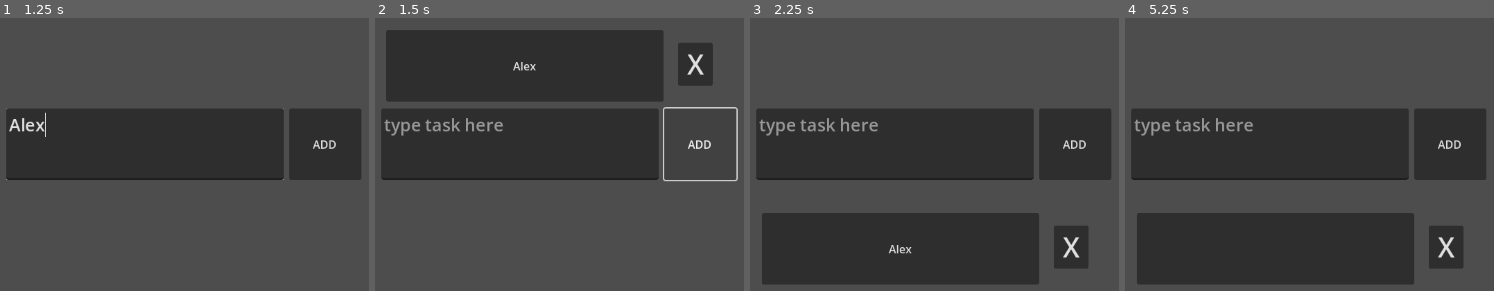
Above: before the commit, frames 1-4 (left to right).
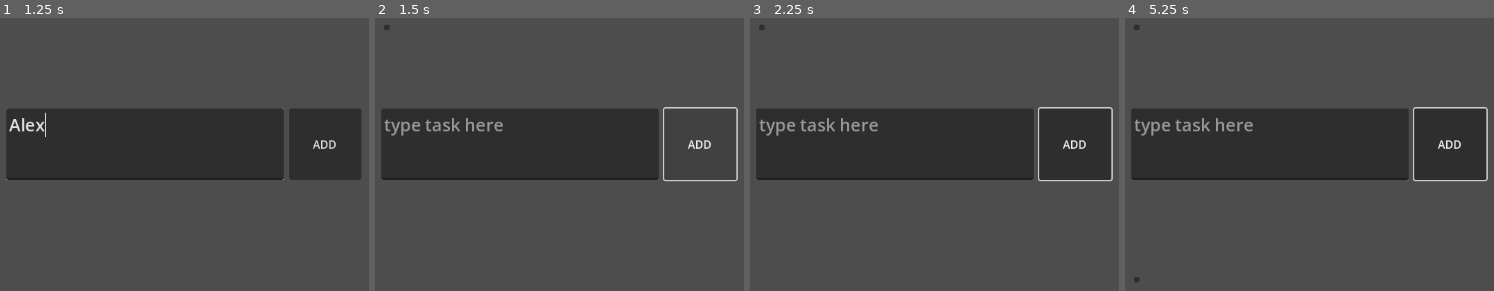
Above: after the commit, the same moments.

Repository: Mistake106/TaskList
Game: Godot game, scene res://main.tscn
Two runs of this game, one before a commit and one after it. Both use one fixed random seed, a clock stepped at 60 frames per second and the inputs below.
Inputs (mouse positions are in pixels of both pictures, inside the frame that each line leads up to):
- Up to frame 1 (1.25 s): click (143, 143) at 0.52 s; type "Alex" at 0.6 s
- Up to frame 2 (1.5 s): click "ADD" at 1.25 s
- Up to frame 3 (2.25 s): click (901, 67) at 2 s, where only the run before the commit has a clickable "Alex"
- Up to frame 4 (5.25 s): click (1136, 26) at 2.77 s; click (1446, 247) at 3.5 s, where only the run before the commit has a clickable "X"; click "ADD" at 4.25 s; click (1276, 67) at 5.02 s

Frame 1 is identical in both runs. In frame 2, 21% of the frame differs, in the area x 2-92%, y 2-31%; in frame 3, 21%; in frame 4, 21%, in the area x 2-99%, y 2-98%.

Commit message:
Need to change layout, not functional
need to use pc for more comfort, layout is a mess and a trackpad + lack of numpad is annoying

Diff:
--- a/main.gd
+++ b/main.gd
@@ -1,7 +1,7 @@
 extends Node
 
 var completedTasks: int
-var taskPath = preload("res://task.tscn")
+var taskPath = preload("res://task_b.tscn")
 
 
 func _on_add_task_button_pressed():
@@ -10,14 +10,14 @@
 
 func addTask(description: String):
 	var task = taskPath.instantiate()
-	$PendingTaskList.add_child(task)
+	$PendingTaskScrollContainer/PendingTaskList.add_child(task)
 	task.text = description
 	$TextEdit.text = ""
 
 func unFinishTask(p_task):
-	p_task.reparent($PendingTaskList)
-	p_task.global_position = $PendingTaskList.global_position
+	p_task.reparent($PendingTaskScrollContainer/PendingTaskList)
+	p_task.global_position = $PendingTaskScrollContainer/PendingTaskList.global_position
 
 func finishTask(c_task):
-	c_task.reparent($CompleteTaskList)
-	c_task.global_position = $CompleteTaskList.global_position
+	c_task.reparent($CompleteTaskScrollContainer/CompleteTaskList)
+	c_task.global_position = $CompleteTaskScrollContainer/CompleteTaskList.global_position
--- a/main.tscn
+++ b/main.tscn
@@ -1,8 +1,8 @@
 [gd_scene load_steps=4 format=3 uid="uid://658a8m0tv7co"]
 
 [ext_resource type="Script" uid="uid://6hha3rp0y06x" path="res://main.gd" id="1_hdtwm"]
-[ext_resource type="Script" uid="uid://dj6od4pgnjnit" path="res://pending_task_list.gd" id="2_0xm2m"]
-[ext_resource type="Script" uid="uid://sekjmi0k6llw" path="res://complete_task_list.gd" id="3_h2yge"]
+[ext_resource type="Script" uid="uid://dj6od4pgnjnit" path="res://task_list.gd" id="2_0xm2m"]
+[ext_resource type="Script" uid="uid://cuvfejuacarnl" path="res://task_list_c.gd" id="3_h2yge"]
 
 [node name="main" type="Node"]
 script = ExtResource("1_hdtwm")
@@ -23,22 +23,30 @@
 placeholder_text = "type task here"
 wrap_mode = 1
 
-[node name="PendingTaskList" type="Control" parent="."]
-layout_mode = 3
-anchors_preset = 0
-offset_left = 339.0
-offset_top = 136.0
-offset_right = 379.0
-offset_bottom = 176.0
+[node name="PendingTaskScrollContainer" type="ScrollContainer" parent="."]
+offset_left = 336.0
+offset_top = 32.0
+offset_right = 728.0
+offset_bottom = 224.0
+size_flags_horizontal = 3
+size_flags_vertical = 3
+
+[node name="PendingTaskList" type="VBoxContainer" parent="PendingTaskScrollContainer"]
+layout_mode = 2
+size_flags_vertical = 3
+alignment = 1
 script = ExtResource("2_0xm2m")
 
-[node name="CompleteTaskList" type="Control" parent="."]
-layout_mode = 3
-anchors_preset = 0
-offset_left = 340.0
-offset_top = 400.0
-offset_right = 380.0
-offset_bottom = 440.0
+[node name="CompleteTaskScrollContainer" type="ScrollContainer" parent="."]
+offset_left = 336.0
+offset_top = 360.0
+offset_right = 728.0
+offset_bottom = 624.0
+
+[node name="CompleteTaskList" type="VBoxContainer" parent="CompleteTaskScrollContainer"]
+layout_mode = 2
+size_flags_vertical = 3
+alignment = 1
 script = ExtResource("3_h2yge")
 
 [connection signal="pressed" from="AddTaskButton" to="." method="_on_add_task_button_pressed"]
--- a/task.gd
+++ b/task.gd
@@ -1,10 +1,21 @@
-extends Button
+extends Panel
 
 var isComplete: bool = false
+var text: String
 
-func _on_button_pressed() -> void:
+func _ready() -> void:
+	$TextButton.text = text
+
+func _on_text_button_pressed() -> void:
+	isComplete = !isComplete
+	colorCheck()
+
+
+func _on_delete_button_pressed() -> void:
 	queue_free()
 
-
-func _on_pressed() -> void:
-	isComplete = !isComplete
+func colorCheck():
+	if isComplete:
+		add_theme_color_override('panel',Color(0.0, 1.0, 0.0, 1.0))
+	elif !isComplete:
+		add_theme_color_override('panel', Color(0.98, 0.78, 0.0, 1.0))
--- a/task.tscn
+++ b/task.tscn
@@ -3,18 +3,27 @@
 [ext_resource type="Script" uid="uid://bqtdju46argjj" path="res://task.gd" id="1_3qm7i"]
 
 [node name="Task" type="Button"]
-offset_right = 400.0
-offset_bottom = 103.0
+anchors_preset = 10
+anchor_right = 1.0
+offset_bottom = 8.0
+grow_horizontal = 2
+size_flags_vertical = 3
+alignment = 0
+text_direction = 1
 script = ExtResource("1_3qm7i")
 
 [node name="Button" type="Button" parent="."]
-layout_mode = 0
-offset_left = 421.0
-offset_top = 18.0
-offset_right = 471.0
-offset_bottom = 80.0
-theme_override_font_sizes/font_size = 39
-text = "X"
+layout_mode = 1
+anchors_preset = 11
+anchor_left = 1.0
+anchor_right = 1.0
+anchor_bottom = 1.0
+offset_left = -17.0
+offset_top = -11.0
+offset_bottom = 12.0
+grow_horizontal = 0
+grow_vertical = 2
+text = "x"
 
 [connection signal="pressed" from="." to="." method="_on_pressed"]
 [connection signal="pressed" from="Button" to="." method="_on_button_pressed"]
--- /dev/null
+++ b/task_b.tscn
@@ -0,0 +1,31 @@
+[gd_scene load_steps=3 format=3 uid="uid://cmexklp4xgtsk"]
+
+[ext_resource type="Script" uid="uid://bqtdju46argjj" path="res://task.gd" id="1_57a6j"]
+
+[sub_resource type="StyleBoxFlat" id="StyleBoxFlat_57a6j"]
+bg_color = Color(0.980392, 0.784314, 0, 1)
+
+[node name="TaskBackground" type="Panel"]
+anchors_preset = 10
+anchor_right = 1.0
+grow_horizontal = 2
+theme_override_styles/panel = SubResource("StyleBoxFlat_57a6j")
+script = ExtResource("1_57a6j")
+
+[node name="TextButton" type="Button" parent="."]
+layout_mode = 1
+anchors_preset = -1
+anchor_right = 0.98
+
+[node name="DeleteButton" type="Button" parent="."]
+layout_mode = 1
+anchors_preset = 11
+anchor_left = 1.0
+anchor_right = 1.0
+anchor_bottom = 1.0
+offset_left = -8.0
+grow_horizontal = 0
+grow_vertical = 2
+
+[connection signal="pressed" from="TextButton" to="." method="_on_text_button_pressed"]
+[connection signal="pressed" from="DeleteButton" to="." method="_on_delete_button_pressed"]
--- a/pending_task_list.gd
+++ b/task_list.gd
@@ -6,6 +6,6 @@
 func sortTasks():
 	for task in get_children():
 		if task.isComplete == true:
-			get_parent().finishTask(task)
+			get_parent().get_parent().finishTask(task)
 		else:
 			pass
--- /dev/null
+++ b/task_list_c.gd
@@ -0,0 +1,11 @@
+extends Control
+
+func _process(delta: float) -> void:
+	sortTasks()
+
+func sortTasks():
+	for task in get_children():
+		if task.isComplete == false:
+			get_parent().get_parent().unFinishTask(task)
+		else:
+			pass
Renamed: pending_task_list.gd.uid -> task_list.gd.uid
Not shown, added: task_list_c.gd.uid
